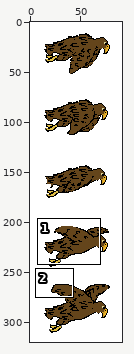
Sprite sheet -- animaux/aigle.png. Above: a wide view before the commit, with the close-up outlined.
Close-up. Before:
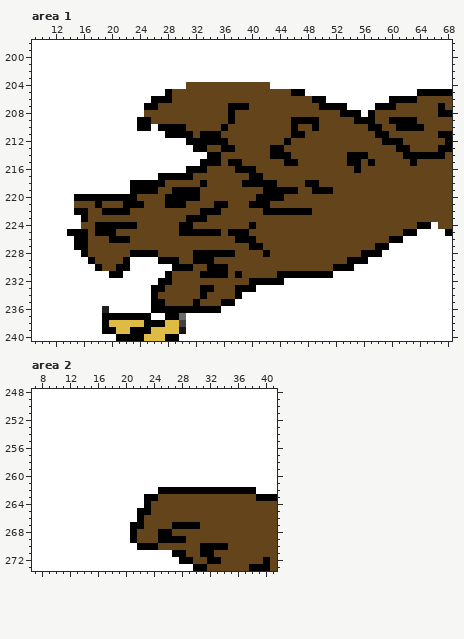
The file is 92x320 pixels. Colours within 5 levels of each other are drawn and written as one. Shown: area 1: x 9..68, y 198..240; area 2: x 7..41, y 248..273. The commit also changed other parts of the picture, which this record leaves out.
The same view after the edit:
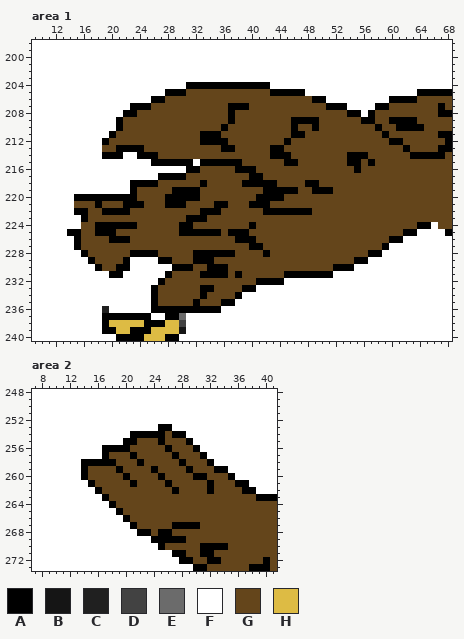
Palette (. is transparent): A #000000  B #151515  C #202020  D #424242  E #6b6b6b  F #ffffff  G #64451b  H #ddbb44
Edits made:
Area 1:
Colour F becomes colour A in row 207 at x 23 to 24; in row 208 at x 22 to 23; in rows 209 to 210 at x 21; in row 211 at x 20; in row 212 at x 19; in row 213 at x 21 to 24.
Colour F becomes colour A in row 214 at x 19 to 21 and 24 to 26; in row 215 at x 26 to 31.
Colour G becomes colour A in row 204 at x 31 to 42; in row 205 at x 29 to 30 and 43 to 45; in row 215 at x 36.
Colour A becomes colour G in row 206 at x 28; in row 207 at x 26, 50 and 60; in row 208 at x 53; in row 209 at x 24 to 25 and 55; in row 210 at x 24 to 25, 27 to 30 and 57; in row 211 at x 28 to 31 and 58.
Colour A becomes colour G in row 212 at x 31 to 32 and 59; in row 213 at x 32 to 33 and 61; in row 214 at x 34 to 35 and 62; in row 215 at x 63; in row 216 at x 33; in row 217 at x 31.
Colour A becomes colour G in row 218 at x 27; in row 219 at x 24 to 26; in rows 225 to 226 at x 16; in row 227 at x 16 and 58; in row 228 at x 56; in row 229 at x 29 and 54.
Colour A becomes colour G in row 231 at x 44; in row 232 at x 28 and 40; in row 233 at x 27 and 38; in row 235 at x 27.
Colour F becomes colour G in row 208 at x 24; in row 209 at x 22 to 23; in row 210 at x 22 to 23 and 26; in row 211 at x 21 to 27; in row 212 at x 20 to 30; in row 213 at x 19 to 20 and 25 to 31.
Colour F becomes colour G in row 214 at x 27 to 33.
Area 2:
Colour F becomes colour A in row 253 at x 25 to 26; in row 254 at x 21 to 25 and 27 to 28; in row 255 at x 20 to 21, 25 and 29; in row 256 at x 17 to 20, 26 and 30; in row 257 at x 17, 21, 27 and 31; in row 258 at x 14 to 18, 22, 28 and 32.
Colour F becomes colour A in row 259 at x 14, 19, 24, 29 and 33 to 34; in row 260 at x 14, 20, 25, 30 to 31 and 35; in row 261 at x 15, 21, 26, 32 and 36 to 37; in row 262 at x 16; in row 263 at x 17; in row 264 at x 18.
Colour F becomes colour A in row 265 at x 19; in row 266 at x 20.
Colour G becomes colour A in row 268 at x 22 to 23; in row 269 at x 24; in row 270 at x 25.
Colour A becomes colour F in rows 268 to 269 at x 21; in row 270 at x 22 to 24.
Colour G becomes colour F in row 269 at x 22 to 23.
Colour A becomes colour G in row 262 at x 25 to 26, 28 to 31 and 33 to 36; in row 263 at x 23 to 24; in row 264 at x 23; in row 265 at x 22 to 23; in rows 266 to 267 at x 22.
Colour F becomes colour G in row 254 at x 26; in row 255 at x 22 to 24 and 26 to 28; in row 256 at x 21 to 25 and 27 to 29; in row 257 at x 18 to 20, 22 to 26 and 28 to 30; in row 258 at x 19 to 21, 23 to 27 and 29 to 31; in row 259 at x 15 to 18, 20 to 23, 25 to 28 and 30 to 32.
Colour F becomes colour G in row 260 at x 15 to 19, 21 to 24, 26 to 29 and 32 to 34; in row 261 at x 16 to 20, 22 to 25, 27 to 31 and 33 to 35; in row 262 at x 17 to 24; in row 263 at x 18 to 22; in row 264 at x 19 to 22; in row 265 at x 20 to 21.
Colour F becomes colour G in row 266 at x 21.
